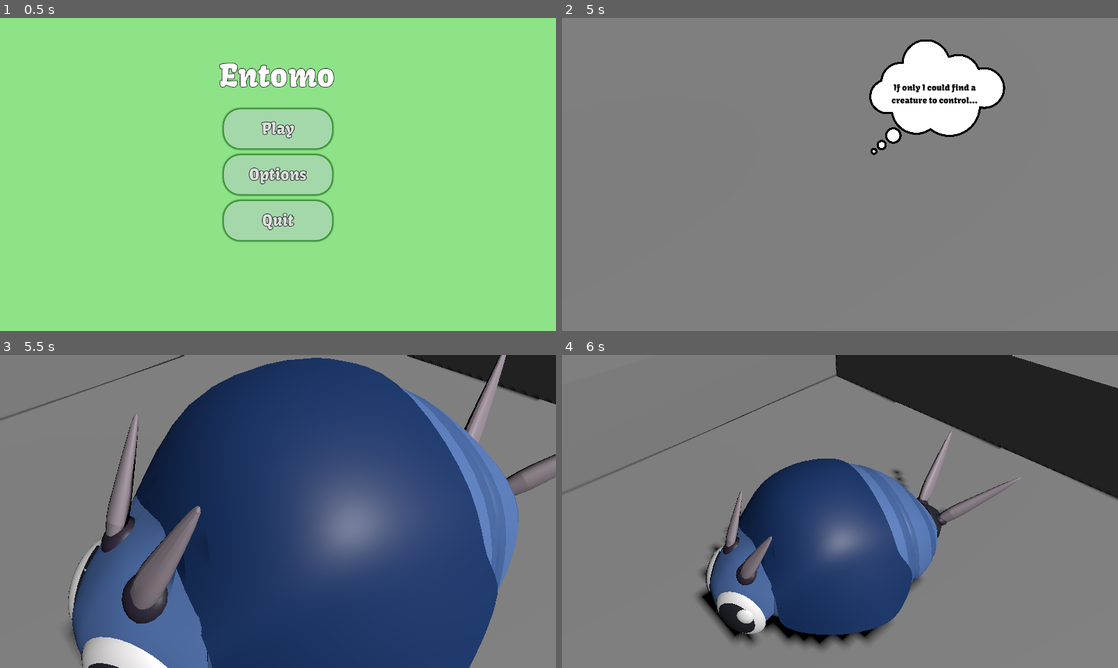
Above: before the commit, frames 1-4 (two rows, left to right).
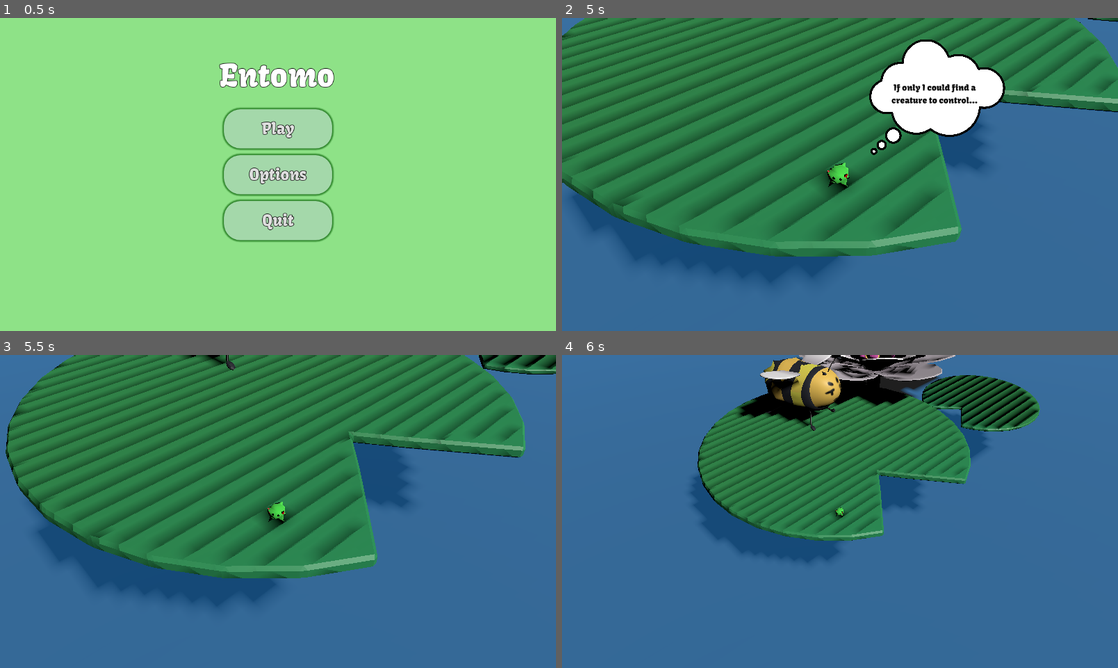
Above: after the commit, the same moments.

Repository: melonboyo/entomo
Game: Godot game, scene res://Scenes/Menus/MainMenu/MainMenu.tscn
Two runs of this game, one before a commit and one after it. Both use one fixed random seed, a clock stepped at 60 frames per second and the inputs below.
Inputs (mouse positions are in pixels of both pictures, inside the frame that each line leads up to):
- Up to frame 1 (0.5 s): no input
- Up to frame 2 (5 s): click "Play" at 0.5 s; tap Enter every 0.75 s from 1.25 to 4.25 s; move the mouse to (962, 158) at 1.27 s; hold D (move_right) 1.28-2 s; tap E (interact) at 1.35, 4.35 s; click (962, 158) at 1.42 s; tap Space (move_jump) at 1.52, 1.82, 4.52, 4.82 s; drag from (728, 190) to (812, 237) at 2.02 s; move the mouse to (895, 105) at 2.77 s; hold D (move_right) 2.78-3.5 s; tap Shift at 2.85 s; drag from (812, 237) to (673, 127) at 3.52 s; move the mouse to (1006, 221) at 4.27 s; hold A (move_left) from 4.28 s (still down)
- Up to frame 3 (5.5 s): release A (move_left) at 5 s; tap Enter at 5 s; drag from (111, 464) to (194, 433) at 5.02 s
- Up to frame 4 (6 s): move the mouse to (867, 511) at 5.77 s; hold S (move_backward) from 5.78 s (still down); tap Shift at 5.85 s; click (867, 511) at 5.92 s

Frame 1 is identical in both runs. In frame 2, 95% of the frame differs, in the area x 0-100%, y 0-100%; in frame 3, 96%; in frame 4, 98%.

Commit message:
Change first creature to Parasite

Diff:
--- a/Scenes/Levels/level1.tscn
+++ b/Scenes/Levels/level1.tscn
@@ -60,7 +60,7 @@
 transform = Transform3D(1.01827, 0, 0, 0, 1.01827, 0, 0, 0, 1.01827, 0, 0, 0)
 
 [node name="GameStateManager" parent="." node_paths=PackedStringArray("currentPossessedCreature", "camera", "first_flag", "tutorial_prompt") instance=ExtResource("2_cqo16")]
-currentPossessedCreature = NodePath("../Pillbug")
+currentPossessedCreature = NodePath("../Parasite")
 camera = NodePath("../CameraRoot/RotationRoot/Camera3D")
 first_flag = NodePath("../Blockout/Flags/Flag1")
 tutorial_prompt = NodePath("../TutorialPrompt")
